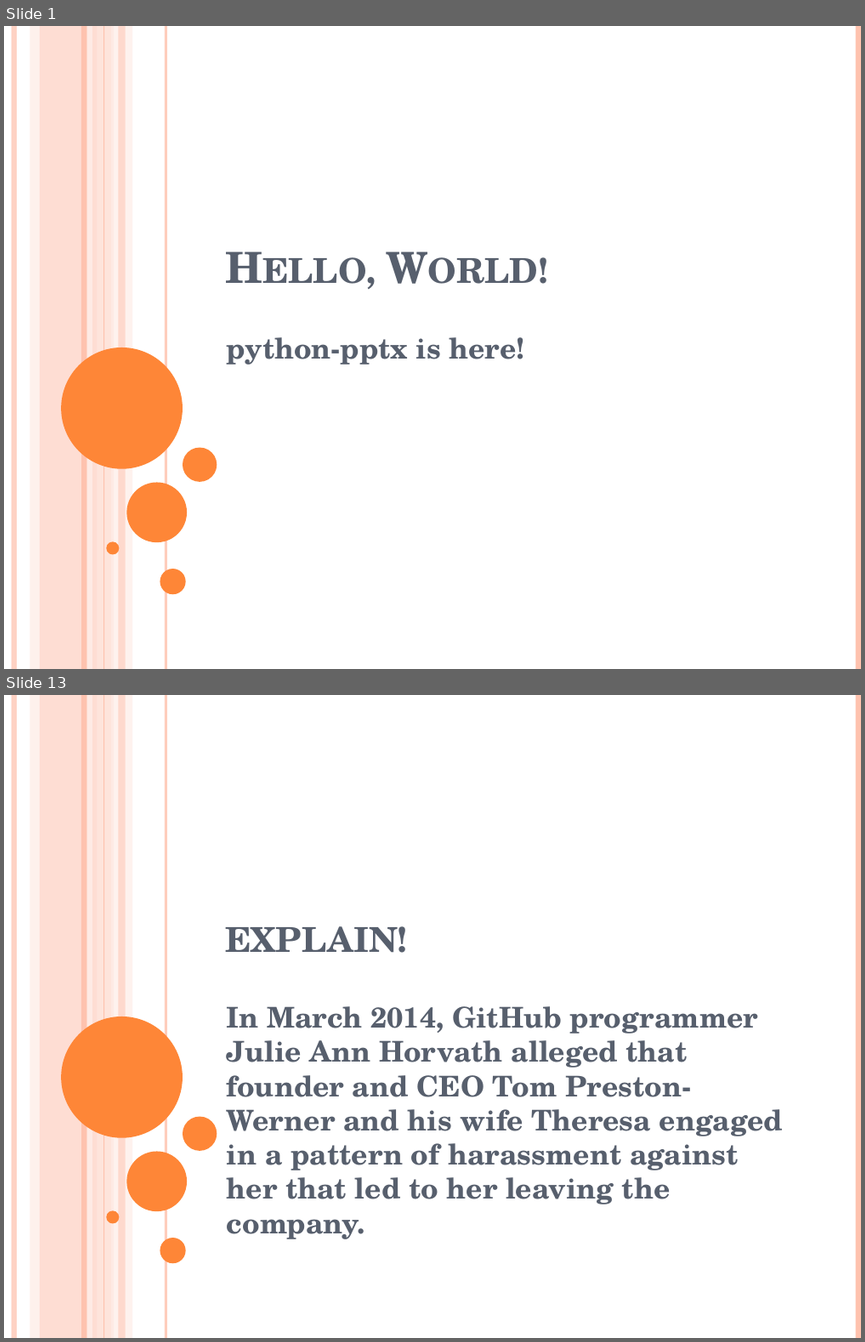
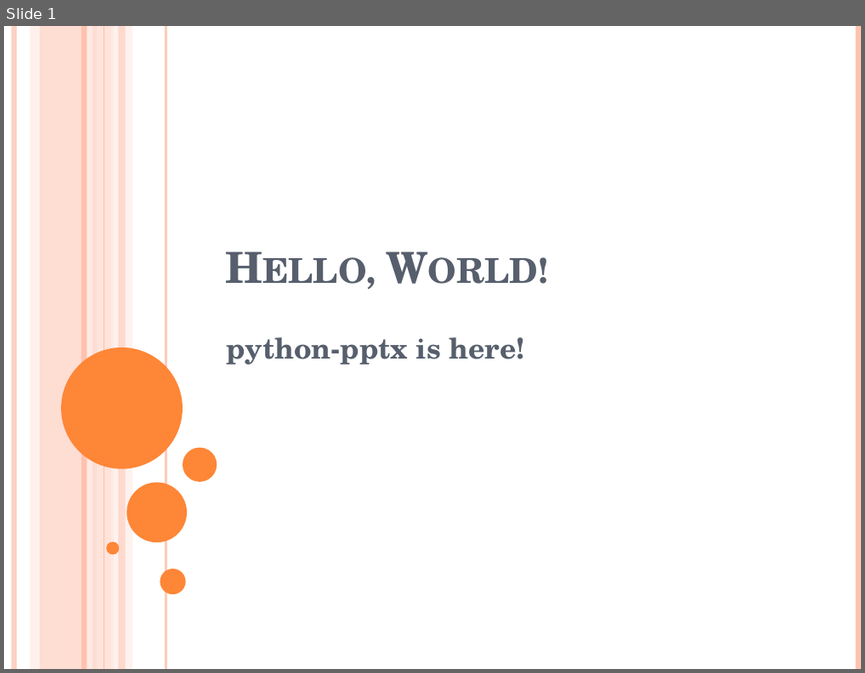
Before and after one commit to surabhi5/instant-ppt, a slide deck: name1.pptx. Shown one above the other, each under a label of ours: slides 1 and 13 before the commit, slide 1 after it; the slides between them are not shown. The pictures are 865x1342 and 865x673 pixels, drawn with LibreOffice and Linux fonts; fonts in the diff are those of the drawing. Boxes give left, top, right and bottom in pixels: in the first picture for what was removed or moved away, otherwise in the second. Text is boxed around its words. In the diff, an @@ line names an element or a change of style, - is before the commit and + after.

```diff
--- a/name1.pptx
+++ b/name1.pptx
@@ slide 13 removed at (4,695,861,1338), background #FFFFFF; not listed: 16 template elements that a slide beside it also shows @@
@@ title removed at (225,926,408,953) @@
-explain!
@@ subtitle removed at (227,1006,783,1239) @@
-In March 2014, GitHub programmer Julie Ann Horvath alleged that founder and CEO Tom Preston-Werner and his wife Theresa engaged in a pattern of harassment against her that led to her leaving the company.
```
Also in this commit, not shown: 2 slides changed, 33 slides added, 15 other slides removed, 8 other files.
